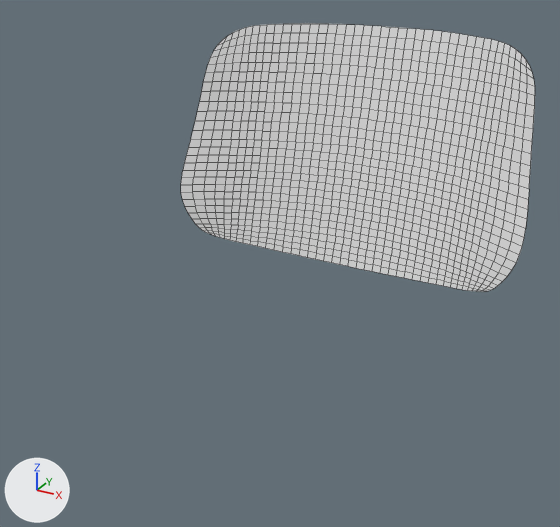
The Blender file Chair.blend, before and after one commit.
The view is the same before and after, from a 50 mm lens placed at (2.0, -3.79, 4.78), pointed at (-0.02, -0.12, 2.95). Lighting does not change. The marker at lower left points along +X, +Y and +Z. Mesh edges are drawn as thin lines.
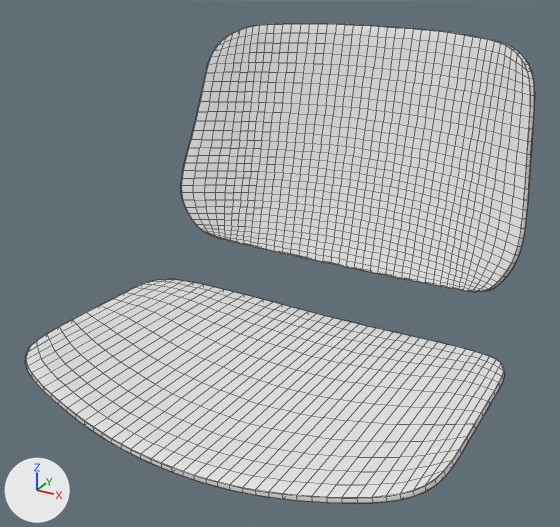
What changed in the scene script:
```text
Change ob_seat:
    remove ob_seat.hide_set(True)
Change ob_plane:
    add _m = ob_plane.modifiers.new('Solidify', 'SOLIDIFY')
    add _m.thickness = 0.03
    add _m.offset = 1.0
    add _m = ob_plane.modifiers.new('Bevel', 'BEVEL')
    add _m.width = 0.002
    add _m.width_pct = 0.002
    add _m.segments = 2
    add _m.angle_limit = 1.047
```

Pixel boxes [x1, y1, x2, y2] of what changed, in the pictures (560 x 527 px):
'Plane', modifiers changed: before [181, 23, 535, 291]; after [181, 23, 535, 292]
'Seat', shown: after [25, 279, 505, 504]
